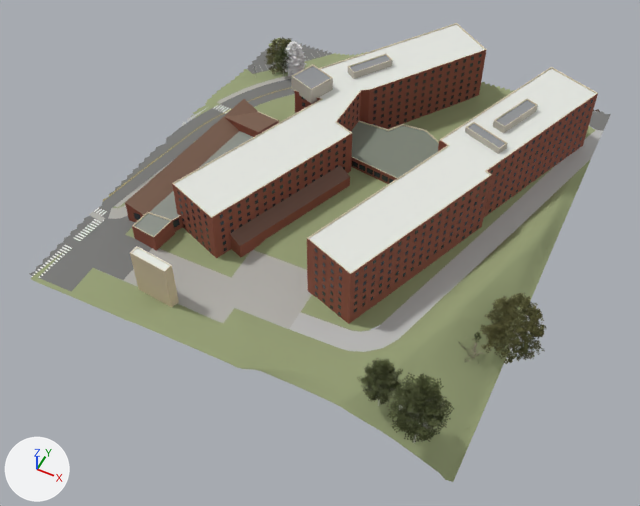
A saved change to the glTF model models/main/lod/sw_t_1_4.glb.
Before and after are seen from a 50 mm lens placed at (319.0, 523.0, 340.0), pointed at (232.0, 697.0, 122.0). The lights are fixed; the arrows at lower left show +X, +Y and +Z. The older version comes first. Where no turn or scale is listed for an object, it has been applied to the vertices. Vertices at exactly the same position are counted once.

Objects in the first picture: 'SW_NE_bldg_Machuga_dining_UNVERIFIED', 'SW_NE_bldg_Machuga_dining_north_roof_UNVERIFIED', 'SW_NE_bldg_Machuga_east_roof_box_1_UNVERIFIED', 'SW_NE_bldg_Machuga_east_wing_UNVERIFIED', 'SW_NE_bldg_Machuga_link_UNVERIFIED', 'SW_NE_bldg_Machuga_west_wing_east_lean_to_UNVERIFIED', 'SW_NE_bldg_Rec_Center_north_annex_UNVERIFIED', 'SW_Ne_trees_Tree_011_UNVERIFIEDspecies', 'SW_Ne_trees_Tree_043_UNVERIFIEDspecies', 'SW_Ne_trees_Tree_079_UNVERIFIEDspecies', 'SW_Ne_trees_Tree_088_UNVERIFIEDspecies', 'SW_ground_northeast_asphalt_1_4_UNVERIFIED', 'SW_ground_northeast_concrete_1_4', 'SW_ground_northeast_lawn_1_4' and 1 more.
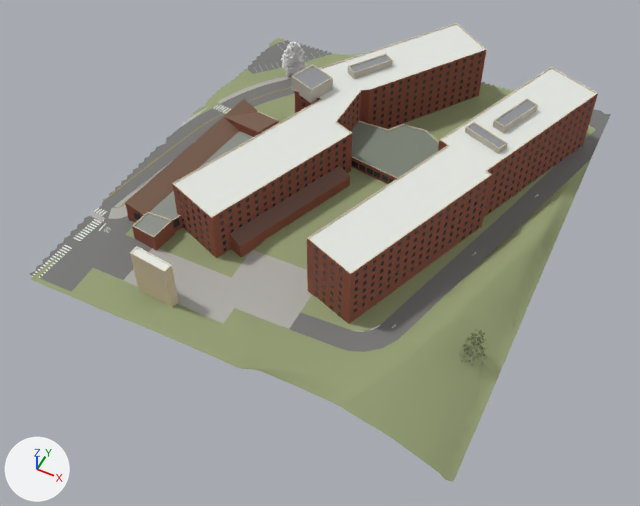
Boxes [x1, y1, x2, y2] around the edits, measured in the pictures (640 x 506 px; the box of a moved part takes in the faces that stretch with it):
'SW_Ne_trees_Tree_011_UNVERIFIEDspecies', deleted
    before: [252, 47, 454, 443]
    faces in mat_leaf_americanbeech: [273, 47, 454, 442]
    faces in mat_bark_americanbeech (light grey #c4c4bf): [252, 53, 445, 443]
'SW_Ne_trees_Tree_043_UNVERIFIEDspecies', deleted
    before: [264, 37, 546, 364]
    faces in mat_leaf_redmaple_v2: [264, 37, 546, 364]
'SW_Ne_trees_Tree_079_UNVERIFIEDspecies', moved, turned, rescaled
    both: [281, 41, 307, 76]
'SW_Ne_trees_Tree_088_UNVERIFIEDspecies', turned
    before: [458, 332, 488, 365]
    after: [461, 330, 487, 367]
part 1 of me_sw_ground_northeast_asphalt_1_4_unverified, moved or reshaped
    before: [282, 111, 610, 352]
    after: [284, 109, 604, 352]
part 2 of me_sw_ground_northeast_asphalt_1_4_unverified, recoloured
    both: [350, 331, 357, 348]
part 3 of me_sw_ground_northeast_asphalt_1_4_unverified, recoloured
    both: [584, 134, 598, 141]

What changed in the scene script:
```text
Add mat_sw_asphalt_painted_northeast_p025_0:
    mat_sw_asphalt_painted_northeast_p025_0 = principled_material('SW_asphalt_painted_northeast_p025_0')
    mat_sw_asphalt_painted_northeast_p025_0.texture = img_authored_northeast_p025_0
    mat_sw_asphalt_painted_northeast_p025_0.roughness = 0.92
Change me_sw_ground_northeast_asphalt_1_4_unverified:
    remove me_sw_ground_northeast_asphalt_1_4_unverified.from_pydata(...)  # 266 vertices, 271 faces; spans x -70.0..70.0, y -80.0..80.0, z -6.0..6.0
    remove me_sw_ground_northeast_asphalt_1_4_unverified.materials.append(mat_sw_asphalt_painted_northeast_p017_0)  # picture img_authored_northeast_p017_0
    remove me_sw_ground_northeast_asphalt_1_4_unverified.materials.append(mat_sw_asphalt_painted_northeast_p013_0)  # picture img_authored_northeast_p013_0
    remove me_sw_ground_northeast_asphalt_1_4_unverified.materials.append(mat_sw_asphalt_painted_northeast_p006_0)  # picture img_authored_northeast_p006_0
    remove me_sw_ground_northeast_asphalt_1_4_unverified.materials.append(mat_sw_asphalt_painted_northeast_p022_0)  # picture img_authored_northeast_p022_0
    remove me_sw_ground_northeast_asphalt_1_4_unverified.materials.append(mat_sw_asphalt_painted_northeast_p028_0)  # picture img_authored_northeast_p028_0
    remove me_sw_ground_northeast_asphalt_1_4_unverified.materials.append(mat_sw_asphalt_painted_northeast_p016_0)  # picture img_authored_northeast_p016_0
    remove me_sw_ground_northeast_asphalt_1_4_unverified.materials.append(mat_sw_asphalt_painted_northeast_p007_0)  # picture img_authored_northeast_p007_0
    add me_sw_ground_northeast_asphalt_1_4_unverified.from_pydata(...)  # 263 vertices, 270 faces; spans x -70.0..70.0, y -80.0..80.0, z -6.0..6.0
    me_sw_ground_northeast_asphalt_1_4_unverified part 1: 3 vertices moved within x 30.0..33.0, y -61.0..-54.0, z 6.0; 33 vertices removed from x 9.0..70.0, y -62.0..80.0, z 3.0..6.0; 34 vertices added at x 14.0..70.0, y -62.0..79.0, z 3.0..6.0
    me_sw_ground_northeast_asphalt_1_4_unverified part 2: 2 faces spanning x 28.0..30.0, y -62.0..-54.0, z 6.0 switch from mat_sw_asphalt_base (grey #bcbcba) to mat_sw_asphalt_painted_northeast_p025_0 (picture img_authored_northeast_p025_0)
    me_sw_ground_northeast_asphalt_1_4_unverified part 3: 1 face spanning x 65.0..70.0, y 58.0..64.0, z 4.0..5.0 switches from mat_sw_asphalt_base (grey #bcbcba) to mat_sw_asphalt_painted_northeast_p025_1 (picture img_authored_northeast_p025_1)
    other edits to the shape of me_sw_ground_northeast_asphalt_1_4_unverified do not show in these pictures
    add me_sw_ground_northeast_asphalt_1_4_unverified.materials.append(mat_sw_asphalt_painted_northeast_p019_0)  # picture img_authored_northeast_p019_0
    add me_sw_ground_northeast_asphalt_1_4_unverified.materials.append(mat_sw_asphalt_painted_northeast_p015_0)  # picture img_authored_northeast_p015_0
    add me_sw_ground_northeast_asphalt_1_4_unverified.materials.append(mat_sw_asphalt_painted_northeast_p008_0)  # picture img_authored_northeast_p008_0
    add me_sw_ground_northeast_asphalt_1_4_unverified.materials.append(mat_sw_asphalt_painted_northeast_p024_0)  # picture img_authored_northeast_p024_0
    add me_sw_ground_northeast_asphalt_1_4_unverified.materials.append(mat_sw_asphalt_painted_northeast_p030_0)  # picture img_authored_northeast_p030_0
    add me_sw_ground_northeast_asphalt_1_4_unverified.materials.append(mat_sw_asphalt_painted_northeast_p018_0)  # picture img_authored_northeast_p018_0
    add me_sw_ground_northeast_asphalt_1_4_unverified.materials.append(mat_sw_asphalt_painted_northeast_p009_0)  # picture img_authored_northeast_p009_0
    add me_sw_ground_northeast_asphalt_1_4_unverified.materials.append(mat_sw_asphalt_painted_northeast_p025_1)  # picture img_authored_northeast_p025_1
Remove ob_sw_ne_trees_tree_011_unverifiedspecies:
    ob_sw_ne_trees_tree_011_unverifiedspecies = bpy.data.objects.new('SW_Ne_trees_Tree_011_UNVERIFIEDspecies', me_tree_americanbeech_lod1)
Remove ob_sw_ne_trees_tree_043_unverifiedspecies:
    ob_sw_ne_trees_tree_043_unverifiedspecies = bpy.data.objects.new('SW_Ne_trees_Tree_043_UNVERIFIEDspecies', me_tree_redmaple_lod1_v2oct)
Change ob_sw_ne_trees_tree_079_unverifiedspecies:
    ob_sw_ne_trees_tree_079_unverifiedspecies.location: (182.2, 773.3, 134.2) -> (182.2, 773.3, 134.0)
    ob_sw_ne_trees_tree_079_unverifiedspecies.rotation_euler: (0.0, 0.0, -1.309) -> (0.0, 0.0, 0.175)  # degrees (0, 0, -75) -> degrees (0, 0, 10)
    ob_sw_ne_trees_tree_079_unverifiedspecies.scale: (7.57, 7.57, 7.57) -> (7.43, 7.43, 7.43)
Change ob_sw_ne_trees_tree_088_unverifiedspecies:
    ob_sw_ne_trees_tree_088_unverifiedspecies.rotation_euler: (0.0, 0.0, 1.44) -> (0.0, 0.0, 2.923)  # degrees (0, 0, 83) -> degrees (0, 0, 167)
```
